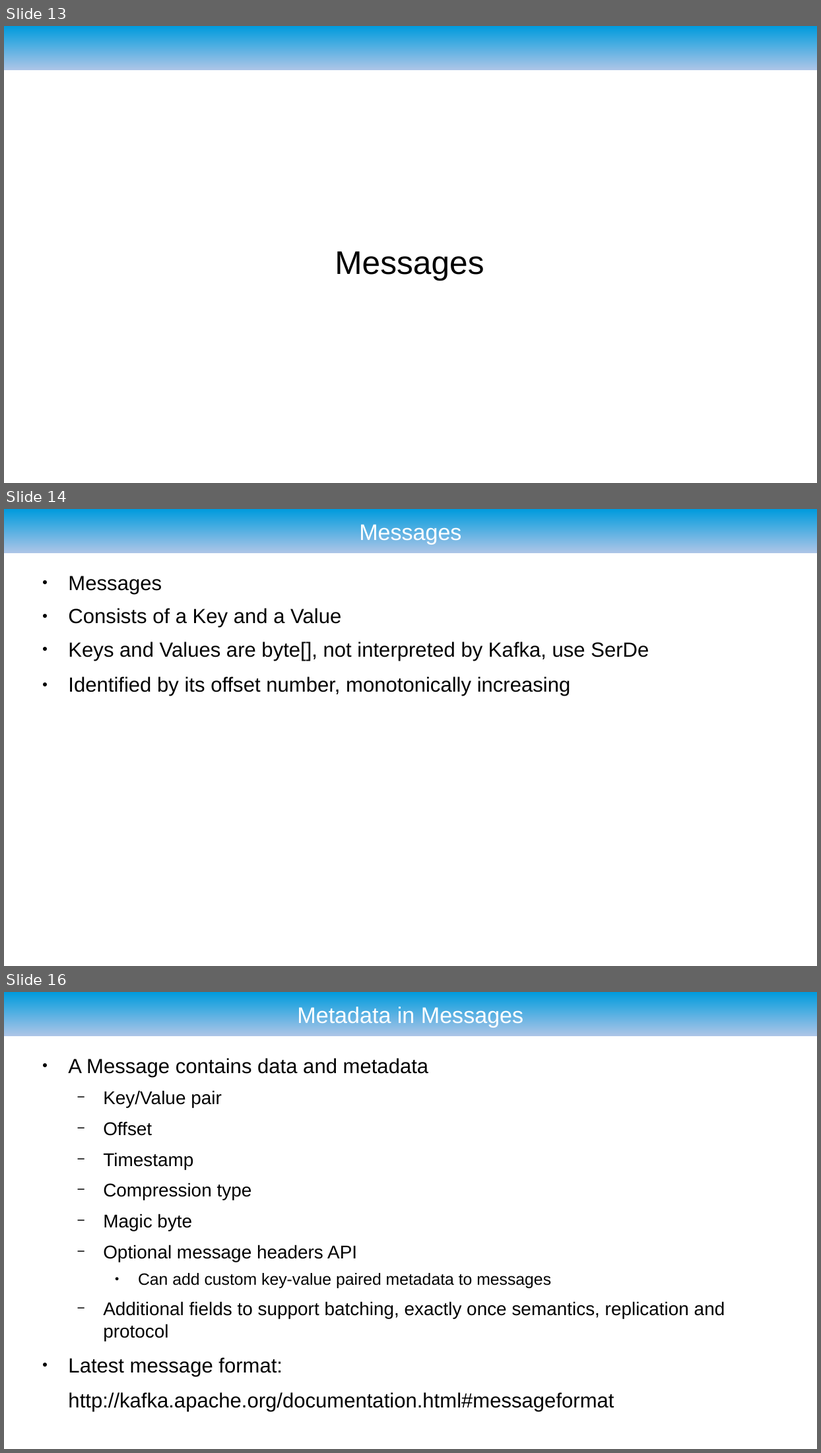
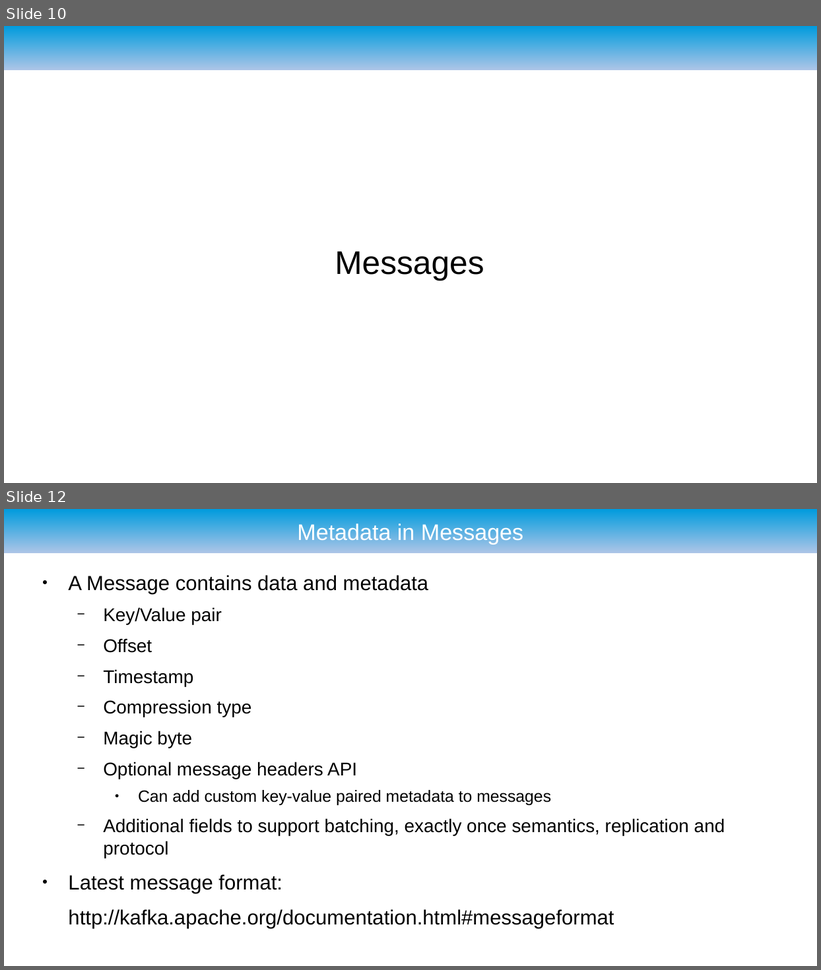
Before and after one commit to ryzlab/kafka-kompetensdag, a slide deck: doc/presentation-umejug.odp. Shown one above the other, each under a label of ours: slides 13, 14 and 16 before the commit, slides 10 and 12 after it; the slides between them are not shown. The pictures are 821x1453 and 821x970 pixels, drawn with LibreOffice and Linux fonts; fonts in the diff are those of the drawing; background and template pictures are left out. Boxes give left, top, right and bottom in pixels: in the first picture for what was removed or moved away, otherwise in the second. Text is boxed around its words. In the diff, an @@ line names an element or a change of style, - is before the commit and + after.

```diff
--- a/doc/presentation-umejug.odp
+++ b/doc/presentation-umejug.odp
@@ slide 14 removed at bbox=[4, 509, 817, 966], background #FFFFFF; not listed: 1 template element that a slide beside it also shows @@
@@ title removed at bbox=[359, 522, 461, 544] @@
-Messages
@@ text removed at bbox=[68, 576, 649, 696] @@
-● Messages
-● Consists of a Key and a Value
-● Keys and Values are byte[], not interpreted by Kafka, use SerDe
-● Identified by its offset number, monotonically increasing
@@ what was slide 13 is now slide 10 @@
@@ what was slide 16 is now slide 12 @@
```
Also in this commit, not shown: 22 slides changed, 3 slides added, 3 other files.
